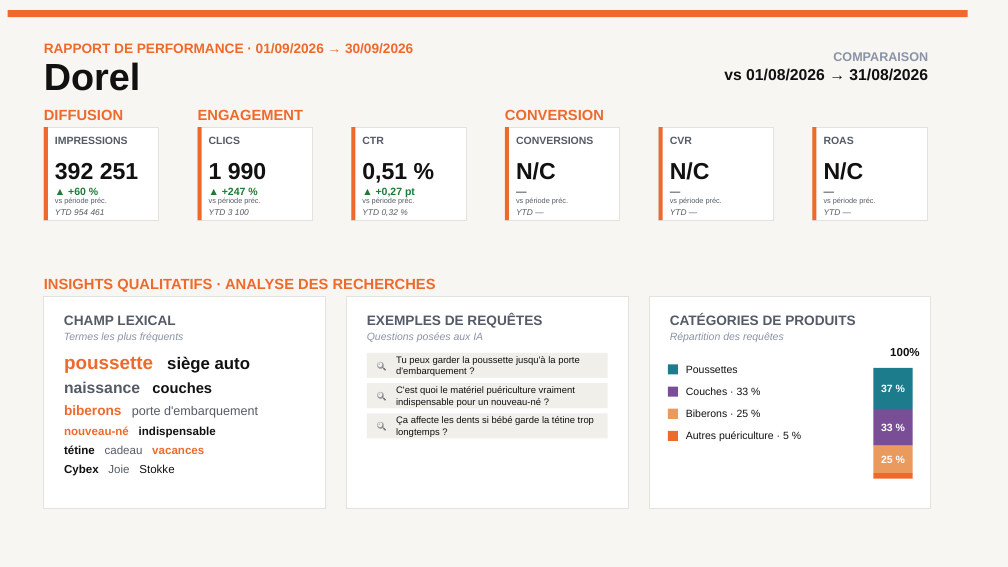
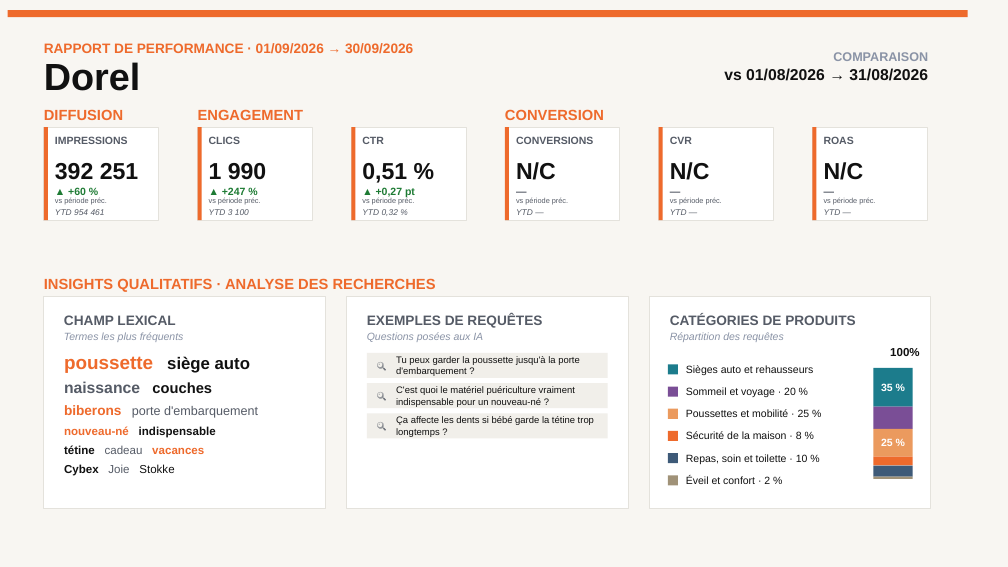
Before and after one commit to stephanemonmarson-creator/Lemrock, a slide deck: slide 1 of rapports/septembre/Dorel_sept2026.pptx. Drawn at 1008x567 pixels with LibreOffice and Linux fonts; fonts in the diff are those of the drawing. Boxes give left, top, right and bottom in pixels: in the first picture for what was removed or moved away, otherwise in the second. Text is boxed around its words. In the diff, an @@ line names an element or a change of style, - is before the commit and + after.

```diff
--- a/rapports/septembre/Dorel_sept2026.pptx
+++ b/rapports/septembre/Dorel_sept2026.pptx
@@ text at (686,365,814,375): text changed @@
-Poussettes
+Sièges auto et rehausseurs
@@ text at (686,387,796,397): text changed @@
-Couches · 33 %
+Sommeil et voyage · 20 %
@@ text at (881,384,893,391): text changed @@
-37 %
+35 %
@@ text at (686,409,810,417): text changed @@
-Biberons · 25 %
+Poussettes et mobilité · 25 %
@@ rectangle: place and size @@
-rectangle at (873,473,913,479)
+rectangle at (873,407,913,429)
@@ rectangle at (873,407,913,429): fill #EE6A2C to #7A4E96 @@
@@ text at (686,431,802,439): text changed @@
-Autres puériculture · 5 %
+Sécurité de la maison · 8 %
@@ text "25 %": place and size @@
-text "25 %" at (881,456,893,463)
+text "25 %" at (881,439,893,446)
@@ rectangle: place and size @@
-rectangle at (873,445,913,473)
+rectangle at (873,429,913,457)
@@ text removed at (881,423,893,431) @@
-33 %
@@ rectangle added at (668,453,678,463), fill #3E5A78 @@
@@ rectangle added at (668,476,678,485), fill #A09278 @@
@@ text added at (686,454,808,464), 10 pt, text #111111 @@
+Repas, soin et toilette · 10 %
@@ text added at (686,476,770,484), 10 pt, text #111111 @@
+Éveil et confort · 2 %
@@ rectangle: place and size @@
-rectangle at (873,409,913,445)
+rectangle at (873,457,913,466)
@@ rectangle at (873,457,913,466): fill #7A4E96 to #EE6A2C @@
@@ rectangle added at (873,466,913,477), fill #3E5A78 @@
@@ rectangle added at (873,476,913,479), fill #A09278 @@
```
Also in this commit, not shown: 23 other files.
